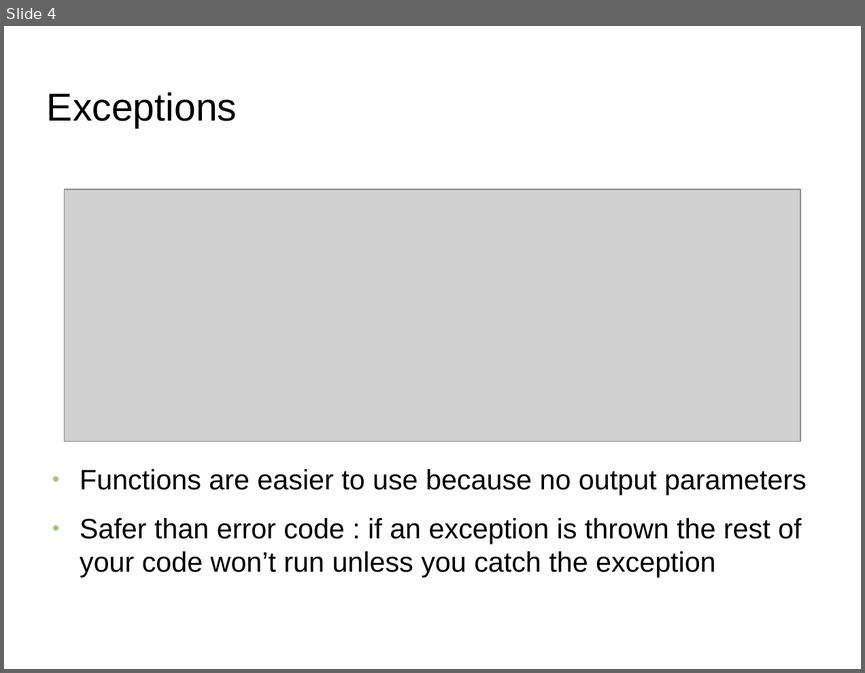
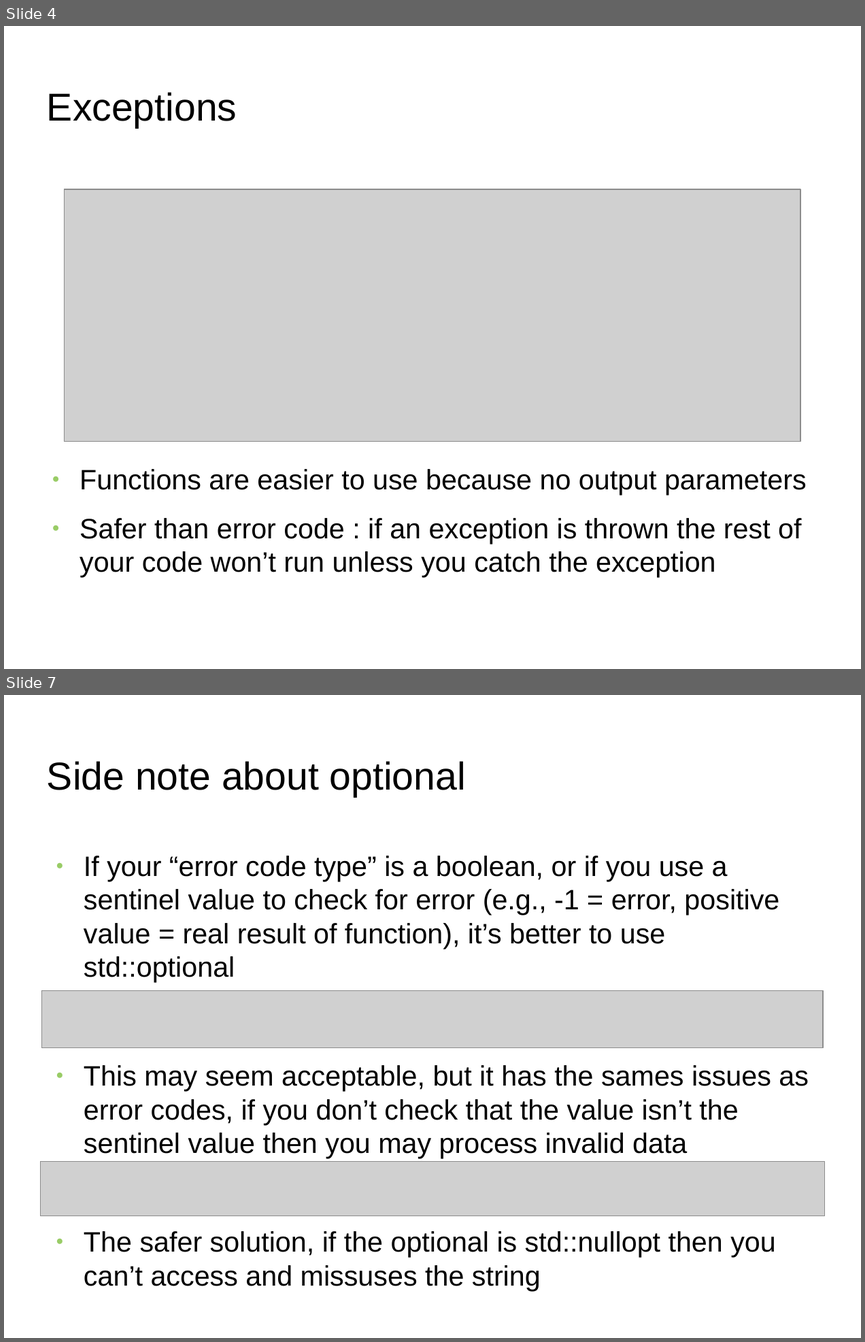
Before and after one commit to FranckRJ/CPP-trainings, a slide deck: expected-like-types/expected-like-types.odp. Shown one above the other, each under a label of ours: slide 4 before the commit, slides 4 and 7 after it; the slides between them are not shown. The pictures are 865x673 and 865x1342 pixels, drawn with LibreOffice and Linux fonts; fonts in the diff are those of the drawing; grey boxes stand for pictures; background and template pictures are left out. Boxes give left, top, right and bottom in pixels: in the first picture for what was removed or moved away, otherwise in the second. Text is boxed around its words. In the diff, an @@ line names an element or a change of style, - is before the commit and + after.

```diff
--- a/expected-like-types/expected-like-types.odp
+++ b/expected-like-types/expected-like-types.odp
@@ slide 7 added at (4, 695, 861, 1338), background picture (left out) @@
@@ title added at (47, 761, 466, 797), 36 pt, text #000000 @@
+Side note about optional
@@ text added at (84, 855, 779, 982), 26 pt, text #000000 @@
+● If your “error code type” is a boolean, or if you use a sentinel value to check for error (e.g., -1 = error, positive value = real result of function), it’s better to use std::optional
@@ picture added at (42, 990, 823, 1048) @@
@@ text added at (84, 1065, 808, 1159), 26 pt, text #000000 @@
+● This may seem acceptable, but it has the sames issues as error codes, if you don’t check that the value isn’t the sentinel value then you may process invalid data
@@ picture added at (41, 1161, 825, 1216) @@
@@ text added at (84, 1231, 776, 1291), 26 pt, text #000000 @@
+● The safer solution, if the optional is std::nullopt then you can’t access and missuses the string
```
Also in this commit, not shown: 4 slides changed, 5 other slides added, 2 slides removed, 1 other file.
